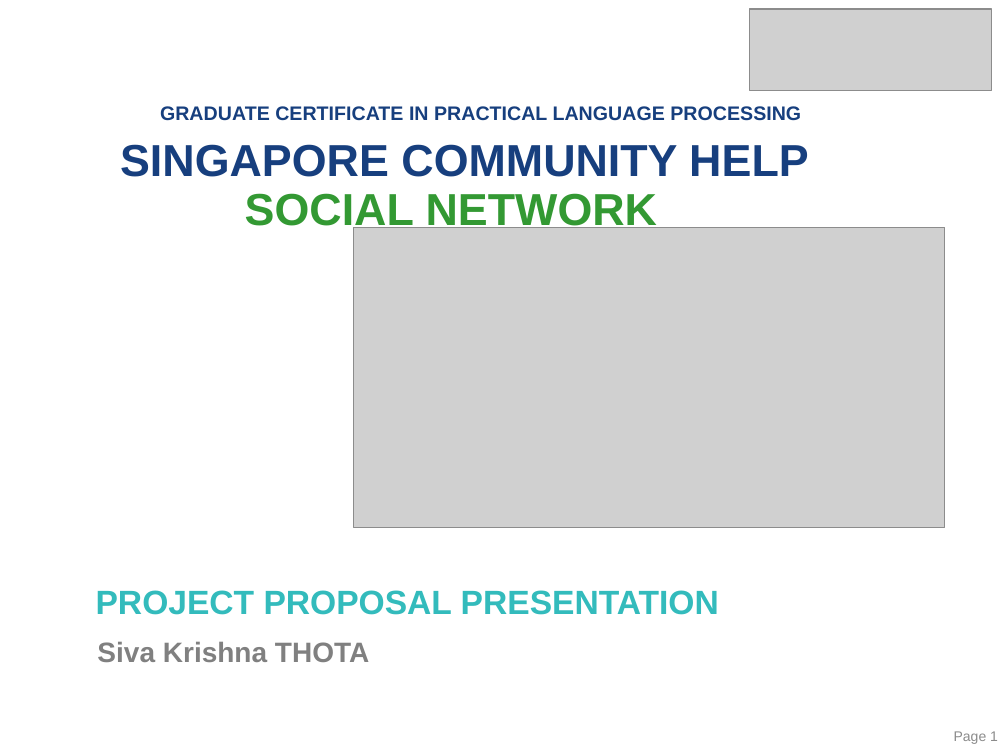
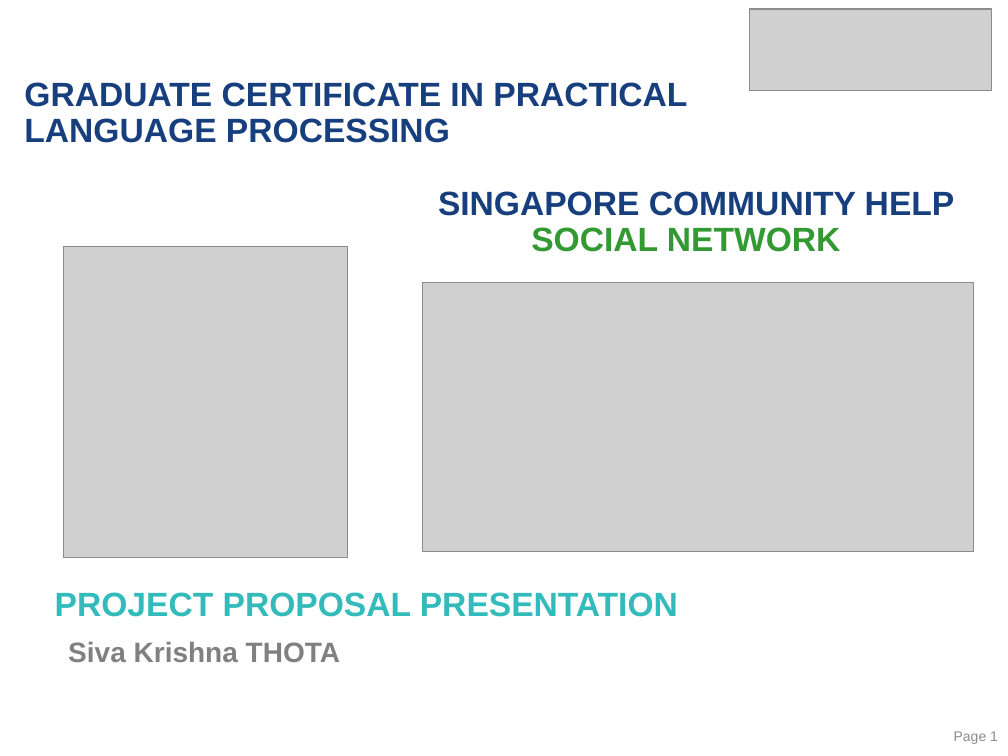
Before and after one commit to sivakrishnathota5/CommunityHelp, a slide deck: slide 1 of Graduate Certificate in Practical Language Processing/Project Presentation/ITSS_Practical Language Processing - Project Proposal.pptx. Drawn at 1008x756 pixels with LibreOffice and Linux fonts; fonts in the diff are those of the drawing; grey boxes stand for pictures. Boxes give left, top, right and bottom in pixels: in the first picture for what was removed or moved away, otherwise in the second. Text is boxed around its words. In the diff, an @@ line names an element or a change of style, - is before the commit and + after.

```diff
--- a/Graduate Certificate in Practical Language Processing/Project Presentation/ITSS_Practical Language Processing - Project Proposal.pptx
+++ b/Graduate Certificate in Practical Language Processing/Project Presentation/ITSS_Practical Language Processing - Project Proposal.pptx
@@ text "GRADUATE CERTIFICATE IN PRACTICAL LANGUAGE ...": place and size @@
-text "GRADUATE CERTIFICATE IN PRACTICAL LANGUAGE ..." at bbox=[160, 106, 801, 121]
+text "GRADUATE CERTIFICATE IN PRACTICAL LANGUAGE ..." at bbox=[24, 82, 687, 143]
@@ text "GRADUATE CERTIFICATE IN PRACTICAL LANGUAGE ..." at bbox=[24, 82, 687, 143]: size 14 to 24 pt; line spacing 0.8 to 0.9 @@
@@ title "SINGAPORE COMMUNITY HELP SOCIAL NETWORK": place and size @@
-title "SINGAPORE COMMUNITY HELP SOCIAL NETWORK" at bbox=[120, 144, 808, 234]
+title "SINGAPORE COMMUNITY HELP SOCIAL NETWORK" at bbox=[438, 191, 955, 252]
@@ title "SINGAPORE COMMUNITY HELP SOCIAL NETWORK" at bbox=[438, 191, 955, 252]: size 32 to 24 pt @@
@@ picture added at bbox=[64, 246, 348, 557] @@
@@ picture: place and size @@
-picture at bbox=[354, 227, 944, 527]
+picture at bbox=[423, 283, 975, 551]
@@ subtitle "PROJECT PROPOSAL PRESENTATION": place and size @@
-subtitle "PROJECT PROPOSAL PRESENTATION" at bbox=[96, 590, 719, 615]
+subtitle "PROJECT PROPOSAL PRESENTATION" at bbox=[55, 592, 678, 617]
@@ text "Siva Krishna THOTA": place and size @@
-text "Siva Krishna THOTA" at bbox=[97, 642, 369, 662]
+text "Siva Krishna THOTA" at bbox=[68, 642, 340, 662]
```
Also in this commit, not shown: 3 other slides changed, 3 slides added, 59 other files.
